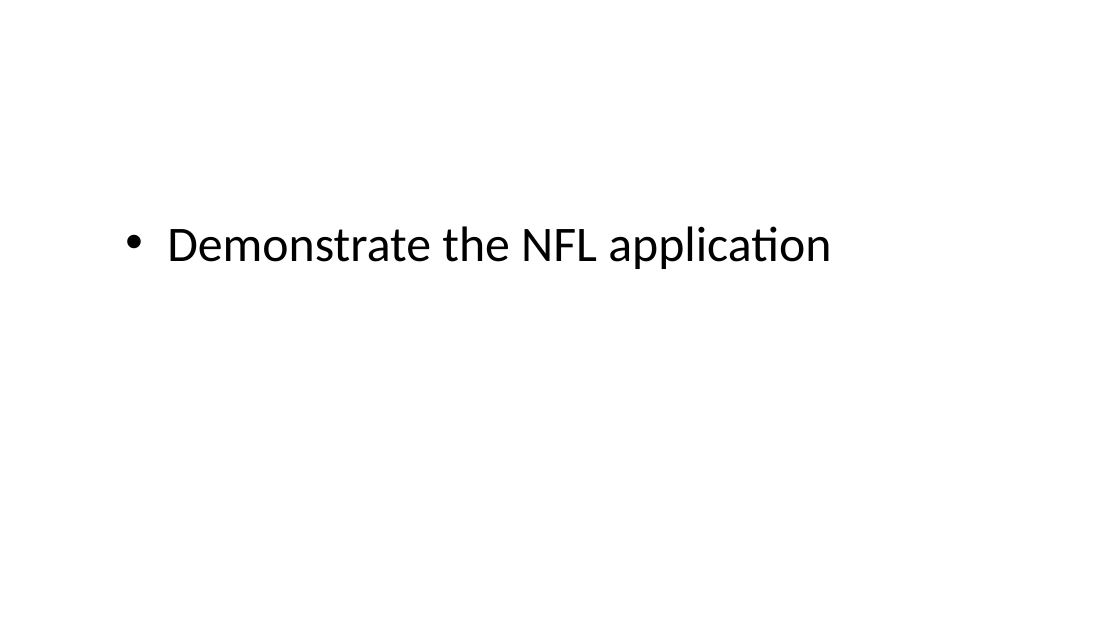
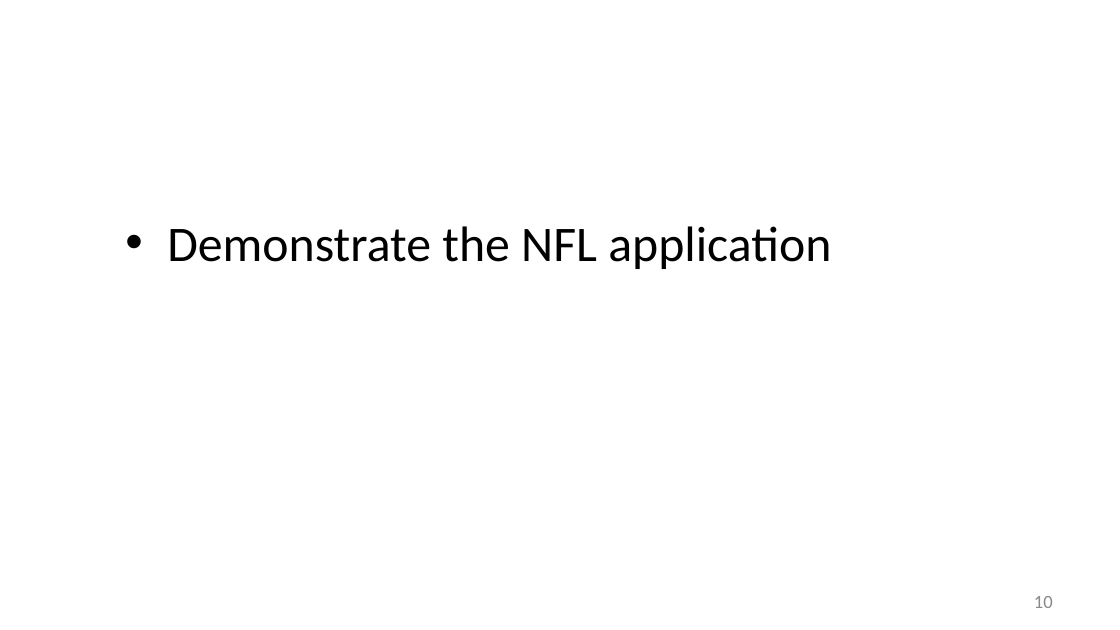
Before and after one commit to JamesChapmanNV/NFL_Database_App, a slide deck: slide 10 of docs/Project Presentation/NFL_Database_Presentation.pptx (slide 9 before the commit). Drawn at 1120x630 pixels with LibreOffice and Linux fonts; fonts in the diff are those of the drawing; background and template pictures are left out. Boxes give left, top, right and bottom in pixels: in the first picture for what was removed or moved away, otherwise in the second. Text is boxed around its words. In the diff, an @@ line names an element or a change of style, - is before the commit and + after.

```diff
--- a/docs/Project Presentation/NFL_Database_Presentation.pptx
+++ b/docs/Project Presentation/NFL_Database_Presentation.pptx
@@ text added at (1034, 596, 1053, 608), 12 pt, text #898989 @@
+10
```
Also in this commit, not shown: 3 other slides changed, 1 slide added.
